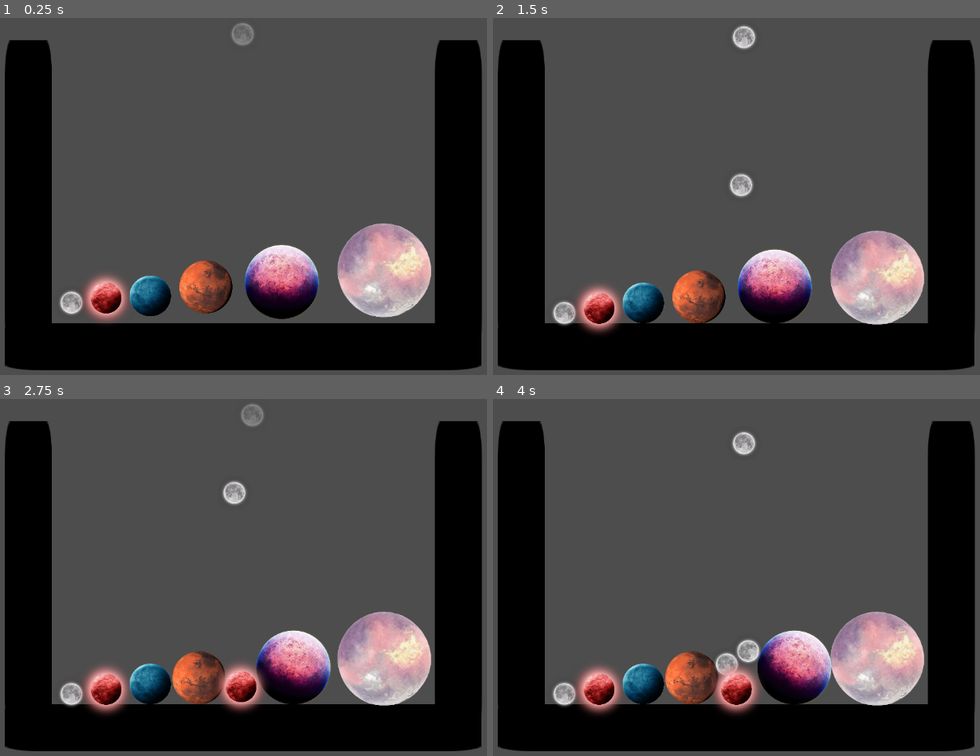
Above: before the commit, frames 1-4 (two rows, left to right).
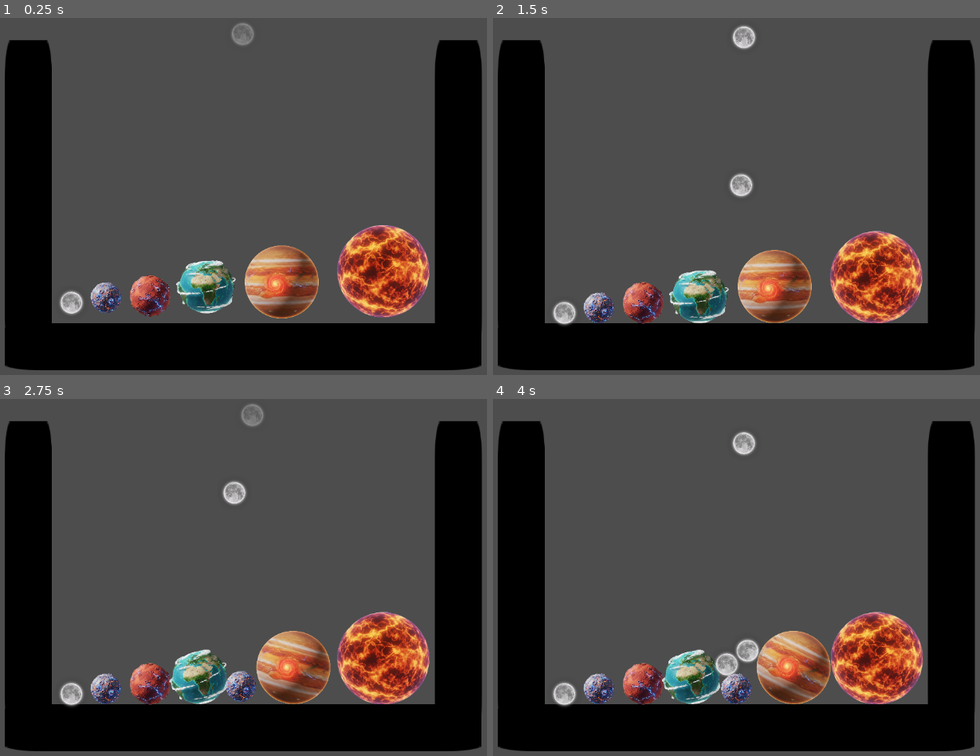
Above: after the commit, the same moments.

Repository: 6thAce/marbel-merger
Game: Godot game, scene res://main.tscn
The game is run twice, just before and just after one commit, with the same random seed, the same clock (stepped at 60 frames per second) and the same inputs. The engine's default icon, where the game draws it, is replaced by a stand-in: a white triangle on a blue panel in a dark square.
Inputs (mouse positions are in pixels of both pictures, inside the frame that each line leads up to):
- Up to frame 1 (0.25 s): no input
- Up to frame 2 (1.5 s): move the mouse to (872, 178) at 0.52 s; hold Right (ui_right) 0.53-1.28 s; tap Space (space) at 0.6, 1.35 s; click (872, 178) at 0.67 s; move the mouse to (609, 214) at 1.27 s; hold Left (ui_left) from 1.28 s (still down)
- Up to frame 3 (2.75 s): move the mouse to (306, 498) at 2.02 s; release Left (ui_left) at 2.03 s; hold Right (ui_right) from 2.03 s (still down); tap Space (space) at 2.1 s
- Up to frame 4 (4 s): move the mouse to (702, 648) at 2.77 s; tap Space (space) at 2.85, 3.6 s; click (702, 648) at 2.92 s; move the mouse to (926, 631) at 3.52 s; release Right (ui_right) at 3.53 s; hold Left (ui_left) from 3.53 s (still down)

The runs differ from the first frame. In frame 1, 9.7% of the frame differs, in the area x 16-89%, y 57-86%; in frame 2, 9.7%; in frame 3, 11%; in frame 4, 11%, in the area x 16-89%, y 59-89%.

Commit message:
Planet texture updated

Diff:
--- a/ball1.tscn
+++ b/ball1.tscn
@@ -1,7 +1,7 @@
 [gd_scene load_steps=4 format=3 uid="uid://dem7sn5vpcpx0"]
 
 [ext_resource type="Script" uid="uid://dit6oj3gj4vs" path="res://ball_1.gd" id="1_5jjlg"]
-[ext_resource type="Texture2D" uid="uid://iiv7wscammqe" path="res://Planet/pngwing.com (7).png" id="1_aufaw"]
+[ext_resource type="Texture2D" uid="uid://deflvuivb3f7y" path="res://Planet/metroid.png" id="2_5jjlg"]
 
 [sub_resource type="CircleShape2D" id="CircleShape2D_aufaw"]
 radius = 63.333332
@@ -10,8 +10,8 @@
 script = ExtResource("1_5jjlg")
 
 [node name="Sprite2D" type="Sprite2D" parent="."]
-scale = Vector2(0.3, 0.3)
-texture = ExtResource("1_aufaw")
+scale = Vector2(0.11314985, 0.11314985)
+texture = ExtResource("2_5jjlg")
 
 [node name="CollisionShape2D" type="CollisionShape2D" parent="."]
 scale = Vector2(0.6, 0.6)
--- a/ball2.tscn
+++ b/ball2.tscn
@@ -1,7 +1,7 @@
 [gd_scene load_steps=4 format=3 uid="uid://dlypir5dynwuy"]
 
 [ext_resource type="Script" uid="uid://cjkwm1m3jmpk1" path="res://ball_2.gd" id="1_cq731"]
-[ext_resource type="Texture2D" uid="uid://x63ub6f3gtn" path="res://Planet/pngwing.com (1).png" id="2_cq731"]
+[ext_resource type="Texture2D" uid="uid://bwwgf2r3qsjkx" path="res://Planet/mars.png" id="2_cq731"]
 
 [sub_resource type="CircleShape2D" id="CircleShape2D_41u45"]
 radius = 50.039986
@@ -10,7 +10,7 @@
 script = ExtResource("1_cq731")
 
 [node name="Sprite2D" type="Sprite2D" parent="."]
-scale = Vector2(0.25, 0.25)
+scale = Vector2(0.17406751, 0.17406742)
 texture = ExtResource("2_cq731")
 
 [node name="CollisionShape2D" type="CollisionShape2D" parent="."]
--- a/ball3.tscn
+++ b/ball3.tscn
@@ -1,7 +1,7 @@
 [gd_scene load_steps=4 format=3 uid="uid://dmh855alp8erh"]
 
 [ext_resource type="Script" uid="uid://dt2vcv47rdhyw" path="res://ball_3.gd" id="1_cq731"]
-[ext_resource type="Texture2D" uid="uid://bm60jc41fc072" path="res://Planet/pngwing.com (3).png" id="1_rljgb"]
+[ext_resource type="Texture2D" uid="uid://bfmfc7od2mqq3" path="res://Planet/earth.png" id="2_t3t4t"]
 
 [sub_resource type="CircleShape2D" id="CircleShape2D_qswyg"]
 radius = 65.00769
@@ -10,8 +10,8 @@
 script = ExtResource("1_cq731")
 
 [node name="Sprite2D" type="Sprite2D" parent="."]
-scale = Vector2(0.25, 0.25)
-texture = ExtResource("1_rljgb")
+scale = Vector2(0.23443224, 0.23443224)
+texture = ExtResource("2_t3t4t")
 
 [node name="CollisionShape2D" type="CollisionShape2D" parent="."]
 shape = SubResource("CircleShape2D_qswyg")
--- a/ball4.tscn
+++ b/ball4.tscn
@@ -1,7 +1,7 @@
 [gd_scene load_steps=4 format=3 uid="uid://da3f7w6w23chk"]
 
 [ext_resource type="Script" uid="uid://dxwna2w5nr8ow" path="res://ball_4.gd" id="1_s1pa7"]
-[ext_resource type="Texture2D" uid="uid://84mi0c0k75f2" path="res://Planet/pngwing.com (2).png" id="2_2004f"]
+[ext_resource type="Texture2D" uid="uid://4eea8o12apgd" path="res://Planet/jupiter.png" id="2_s1pa7"]
 
 [sub_resource type="CircleShape2D" id="CircleShape2D_5isnn"]
 radius = 90.005554
@@ -10,8 +10,8 @@
 script = ExtResource("1_s1pa7")
 
 [node name="Sprite2D" type="Sprite2D" parent="."]
-scale = Vector2(0.12, 0.12)
-texture = ExtResource("2_2004f")
+scale = Vector2(0.16296294, 0.16296294)
+texture = ExtResource("2_s1pa7")
 
 [node name="CollisionShape2D" type="CollisionShape2D" parent="."]
 shape = SubResource("CircleShape2D_5isnn")
--- a/ball5.tscn
+++ b/ball5.tscn
@@ -1,7 +1,7 @@
 [gd_scene load_steps=4 format=3 uid="uid://b6gpitykrcbhg"]
 
 [ext_resource type="Script" uid="uid://b6fal4xywjmvx" path="res://ball_5.gd" id="1_8as1p"]
-[ext_resource type="Texture2D" uid="uid://btejto8hc3tdn" path="res://Planet/pngwing.com (4).png" id="1_vhg11"]
+[ext_resource type="Texture2D" uid="uid://4en1322txv71" path="res://Planet/sun.png" id="2_8as1p"]
 
 [sub_resource type="CircleShape2D" id="CircleShape2D_s1pa7"]
 radius = 112.04017
@@ -10,17 +10,15 @@
 script = ExtResource("1_8as1p")
 
 [node name="Sprite2D" type="Sprite2D" parent="."]
-scale = Vector2(0.5, 0.5)
-texture = ExtResource("1_vhg11")
+scale = Vector2(0.20555556, 0.20555556)
+texture = ExtResource("2_8as1p")
 
 [node name="CollisionShape2D" type="CollisionShape2D" parent="."]
-position = Vector2(3, -3)
 shape = SubResource("CircleShape2D_s1pa7")
 
 [node name="Area2D" type="Area2D" parent="."]
 
 [node name="CollisionShape2D" type="CollisionShape2D" parent="Area2D"]
-position = Vector2(3, -3)
 shape = SubResource("CircleShape2D_s1pa7")
 
 [connection signal="body_entered" from="." to="." method="_on_body_entered"]
